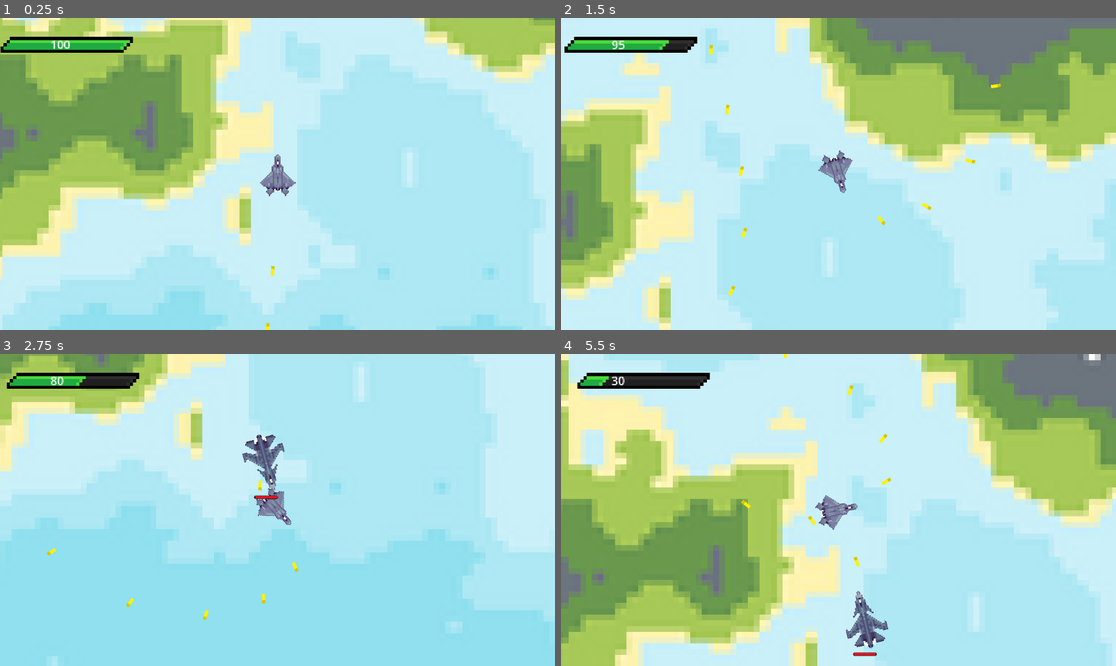
Above: before the commit, frames 1-4 (two rows, left to right).
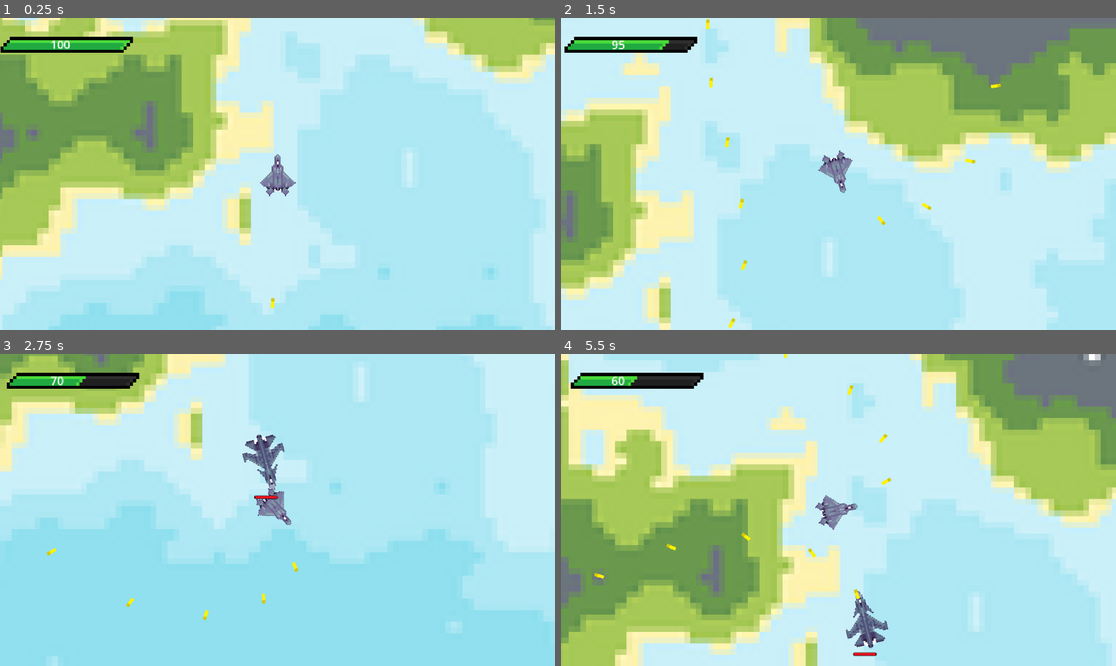
Above: after the commit, the same moments.

Repository: LeviHPC/War-of-the-Skies
Game: Godot game, scene res://Scenes/game.tscn
The game is run twice, just before and just after one commit, with the same random seed, the same clock (stepped at 60 frames per second) and the same inputs.
Inputs:
- Up to frame 1 (0.25 s): no input
- Up to frame 2 (1.5 s): hold Space (shoot) 0.53-1.28 s; hold D (Right) from 0.53 s (still down); tap Space (shoot) at 1.35 s
- Up to frame 3 (2.75 s): release D (Right) at 2.03 s; hold A (Left) from 2.03 s (still down); hold Space (shoot) from 2.03 s (still down)
- Up to frame 4 (5.5 s): release Space (shoot) at 2.78 s; tap Space (shoot) at 2.85, 4.35 s; hold Space (shoot) 3.53-4.28 s; release A (Left) at 4.28 s; hold D (Right) from 4.28 s (still down); hold Space (shoot) from 5.03 s (still down)

The runs differ from the first frame. In frame 1, less than 0.1% of the frame differs, in the area x 47-50%, y 79-100%; in frame 2, 0.2%; in frame 3, less than 0.1%; in frame 4, 0.5%, in the area x 1-54%, y 6-79%.

Commit message:
me too bro death screen. Movement

Diff:
--- a/Prefab/enemy.tscn
+++ b/Prefab/enemy.tscn
@@ -65,7 +65,6 @@
 polygon = PackedVector2Array(-32, -56, 0, -72, 32, -56, 64, -320, 32, -352, 0, -384, -32, -352, -64, -320)
 
 [node name="gun" parent="." unique_id=1970201648 instance=ExtResource("3_50k3d")]
-position = Vector2(0, -45)
 
 [node name="AnimatedSprite2D" type="AnimatedSprite2D" parent="." unique_id=204645598]
 position = Vector2(0, 48)
--- a/Scripts/camera_2d.gd
+++ b/Scripts/camera_2d.gd
@@ -1,5 +1,6 @@
 extends Camera2D
 
+var dead = false
 # Called every frame. 'delta' is the elapsed time since the previous frame.
 
 @onready var player = $"../Player"
@@ -7,8 +8,10 @@
 
 
 func _process(delta: float) -> void:
-	global_position = player.global_position
+	if dead == false:
+		global_position = player.global_position
+
 
 
 func _on_player_game_over() -> void:
-	self.queue_free()
+	dead = true
--- a/Scripts/ui.gd
+++ b/Scripts/ui.gd
@@ -4,29 +4,37 @@
 @onready var player = $"../../Player"
 @onready var bar = $AnimatedSprite2D
 @onready var game_over = $Sprite2D
-var fade = 120
-
+var fade = 0
+var dead = false
 
 
 
 
 # Called every frame. 'delta' is the elapsed time since the previous frame.
 func _process(delta: float) -> void:
-	health_label.text = str(player.Health)
-	#Health Bar
-	if player.Health > 99:
-		bar.frame = 0
-	elif player.Health > 84:
-		bar.frame = 1
-	elif player.Health > 69:
-		bar.frame = 2
-	elif player.Health > 54:
-		bar.frame = 3
-	elif player.Health > 39:
-		bar.frame = 4
-	elif player.Health > 24:
-		bar.frame = 5
-	game_over.modulate = Color(1,1,1,0)
+	if dead == false:
+
+		health_label.text = str(player.Health)
+
+		#Health Bar
+
+		if player.Health > 99:
+			bar.frame = 0
+		elif player.Health > 84:
+			bar.frame = 1
+		elif player.Health > 69:
+			bar.frame = 2
+		elif player.Health > 54:
+			bar.frame = 3
+		elif player.Health > 39:
+			bar.frame = 4
+		elif player.Health > 24:
+			bar.frame = 5
+		game_over.modulate = Color(1,1,1,0)
+
+	else:
+		fade += delta
+		game_over.modulate = Color(1,1,1,abs(fade-1))
 
 func _on_player_game_over() -> void:
-	game_over.modulate = Color(1,1,1,abs(fade-1))
+	dead = true
